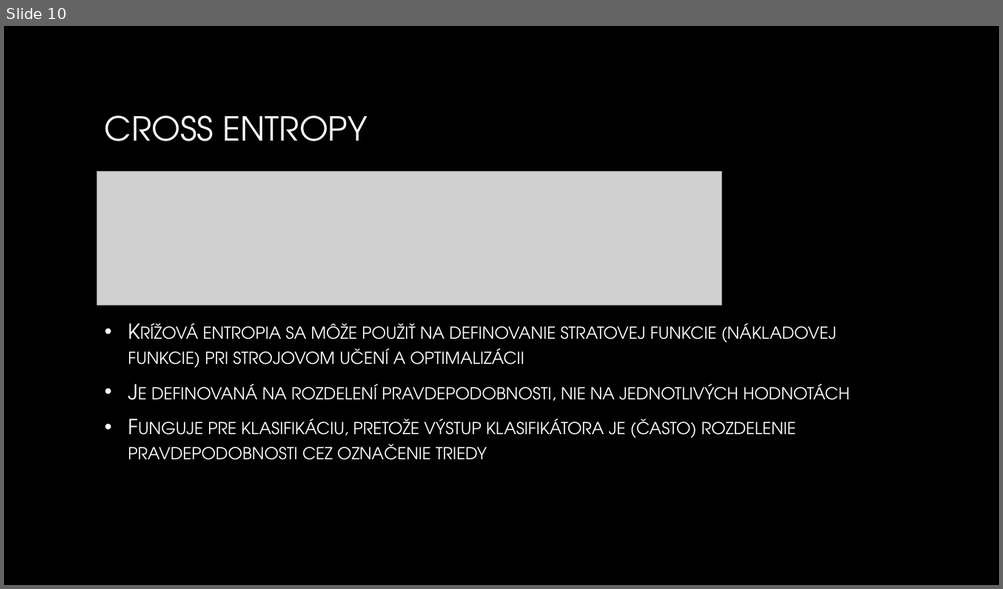
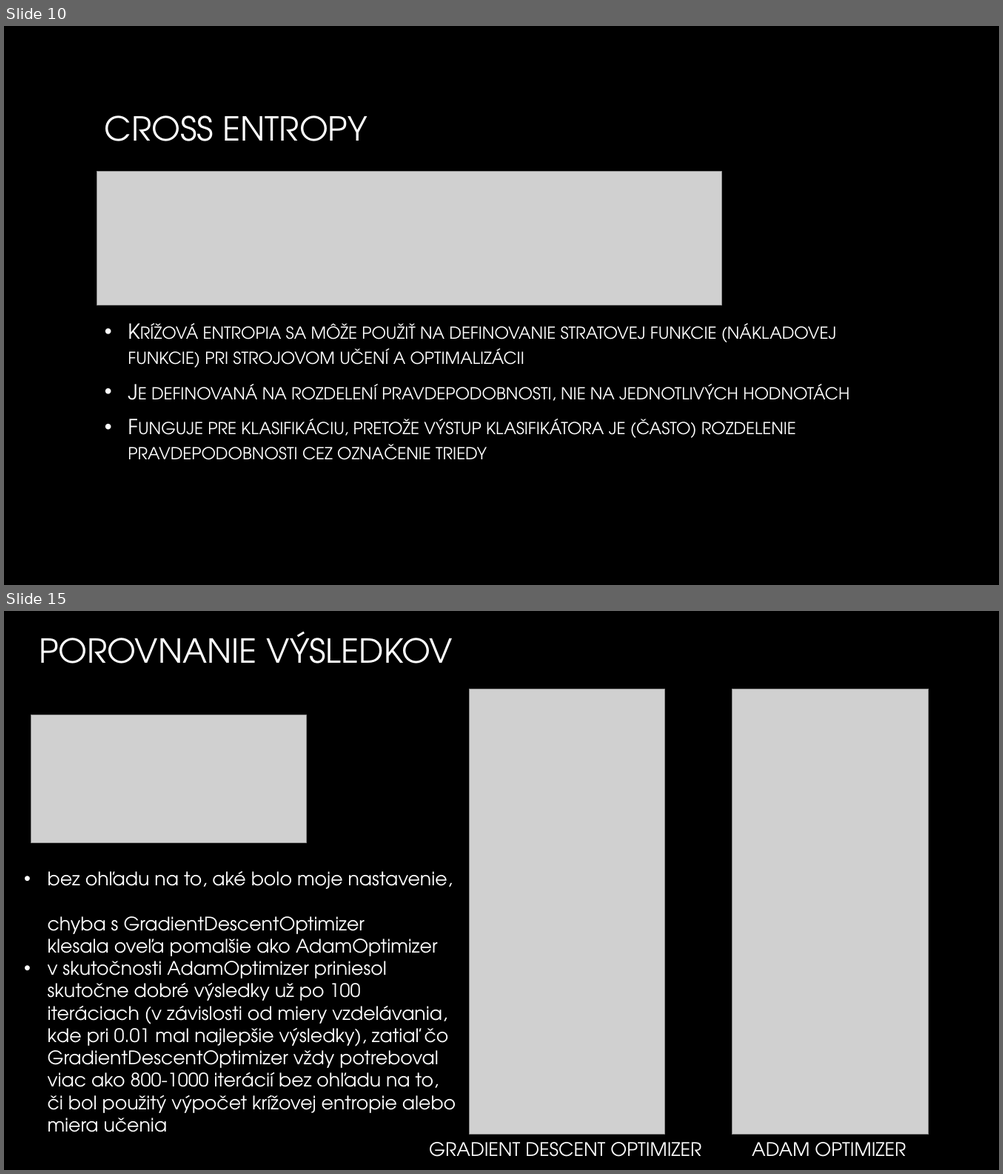
Before and after one commit to MatusVas/Vas_NS2019, a slide deck: Zoo Animal Classification.pptx. Shown one above the other, each under a label of ours: slide 10 before the commit, slides 10 and 15 after it; the slides between them are not shown. The pictures are 1003x589 and 1003x1174 pixels, drawn with LibreOffice and Linux fonts; fonts in the diff are those of the drawing; grey boxes stand for pictures; background and template pictures are left out. Boxes give left, top, right and bottom in pixels: in the first picture for what was removed or moved away, otherwise in the second. Text is boxed around its words. In the diff, an @@ line names an element or a change of style, - is before the commit and + after.

```diff
--- a/Zoo Animal Classification.pptx
+++ b/Zoo Animal Classification.pptx
@@ slide 15 added at bbox=[4, 611, 999, 1170], background picture (left out) @@
@@ title added at bbox=[39, 631, 452, 664], 32 pt, text gradient #FFFFFF to #A6A6A6 @@
+POROVNANIE VÝSLEDKOV
@@ picture added at bbox=[469, 689, 664, 1135] @@
@@ picture added at bbox=[731, 689, 928, 1135] @@
@@ picture added at bbox=[31, 715, 307, 843] @@
@@ text added at bbox=[48, 871, 455, 1133], 18 pt, text #FFFFFF @@
+• bez ohľadu na to, aké bolo moje nastavenie,
+  chyba s GradientDescentOptimizer
+  klesala oveľa pomalšie ako AdamOptimizer
+• v skutočnosti AdamOptimizer priniesol skutočne dobré výsledky už po 100 iteráciach (v závislosti od miery vzdelávania, kde pri 0.01 mal najlepšie výsledky), zatiaľ čo GradientDescentOptimizer vždy potreboval viac ako 800-1000 iterácií bez ohľadu na to, či bol použitý výpočet krížovej entropie alebo miera učenia
@@ text added at bbox=[429, 1142, 701, 1157], 18 pt, text #FFFFFF @@
+GRADIENT DESCENT OPTIMIZER
@@ text added at bbox=[751, 1142, 905, 1157], 18 pt, text #FFFFFF @@
+ADAM OPTIMIZER
```
Also in this commit, not shown: 3 slides changed, 4 other slides added, 1 slide removed.
